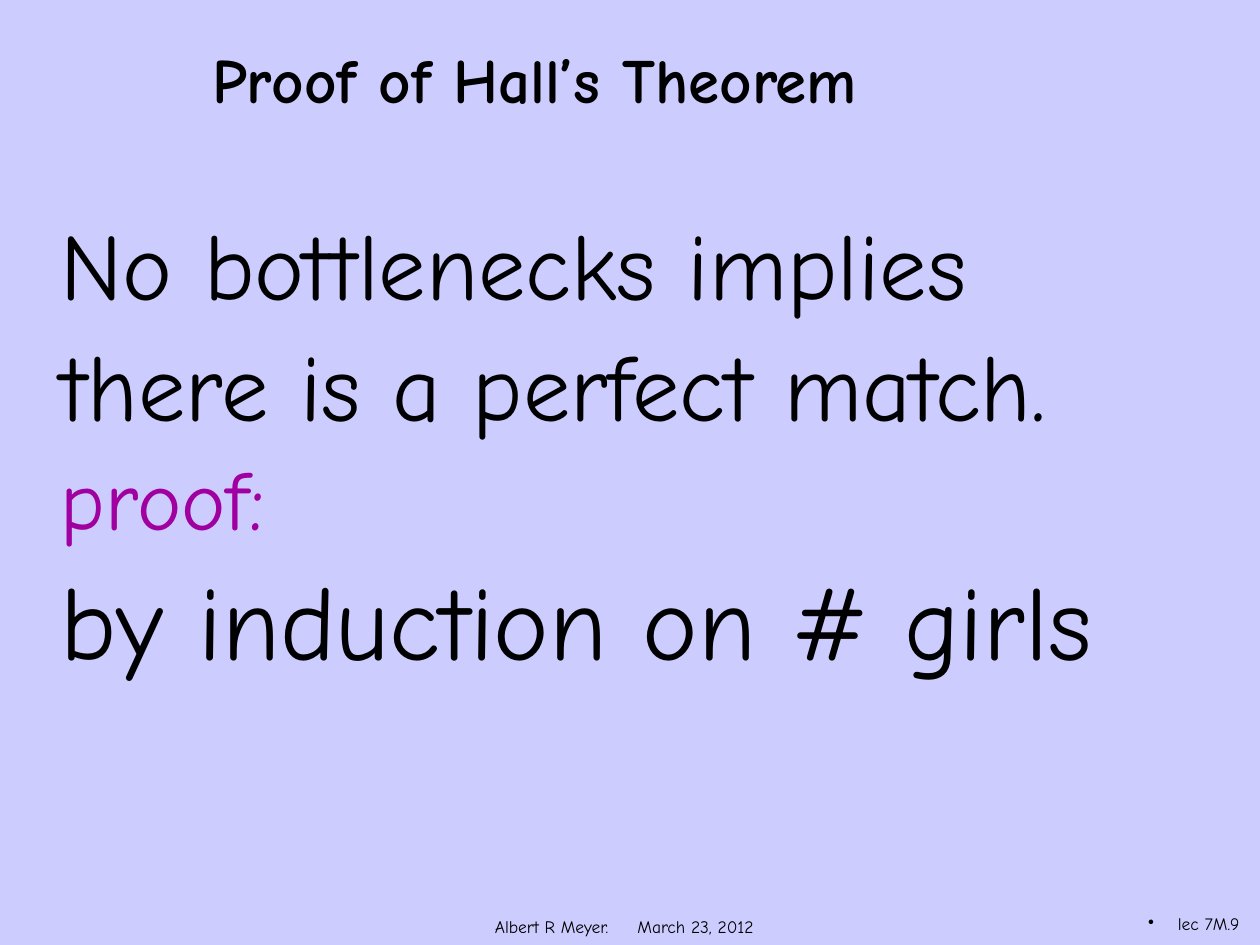
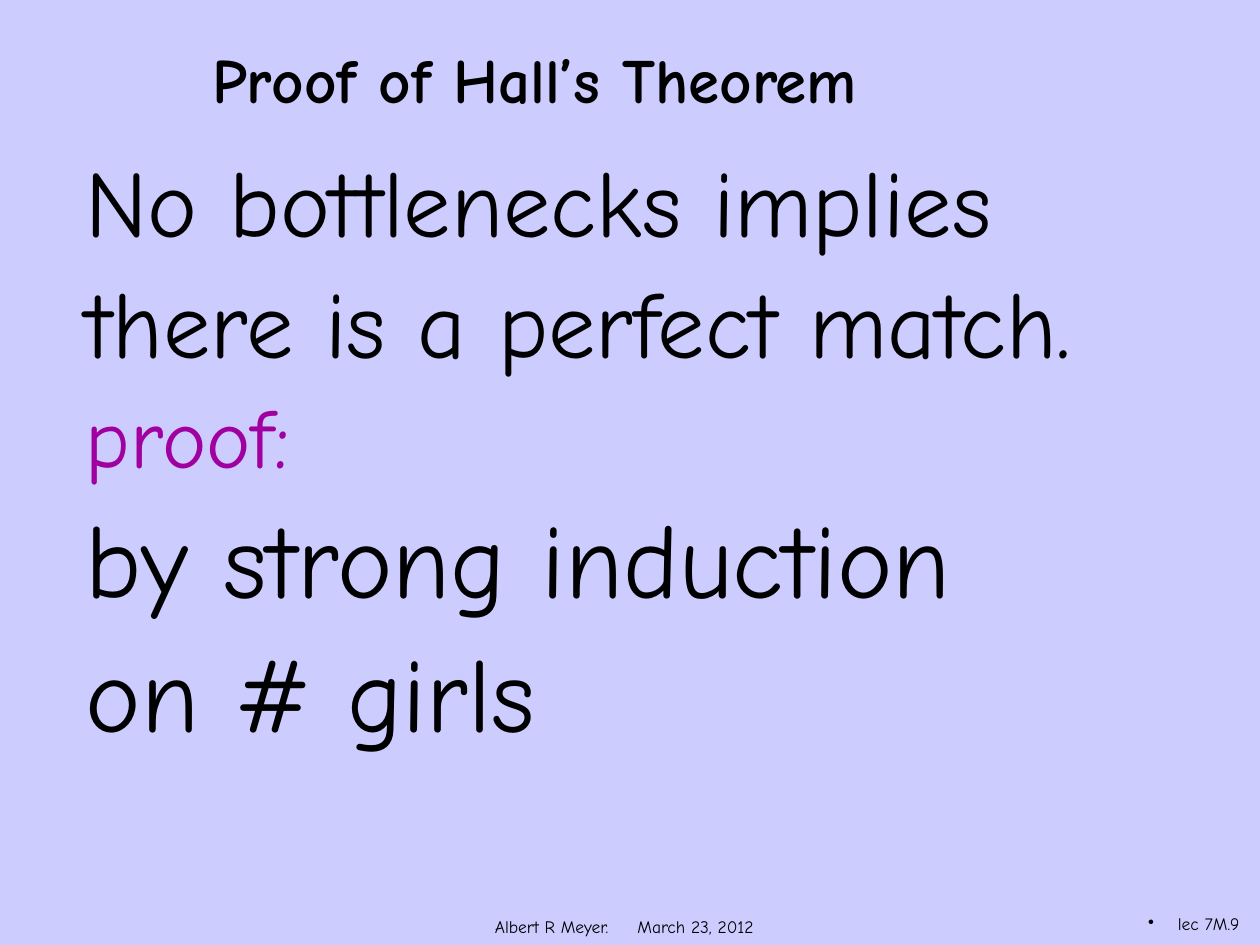
Before and after one commit to armeyer/mcs_web, a slide deck: slide 9 of spring12/slidesS12/hall-proof.pptx. Drawn at 1260x945 pixels with LibreOffice and Linux fonts; fonts in the diff are those of the drawing; background and template pictures are left out. Boxes give left, top, right and bottom in pixels: in the first picture for what was removed or moved away, otherwise in the second. Text is boxed around its words. In the diff, an @@ line names an element or a change of style, - is before the commit and + after.

```diff
--- a/spring12/slidesS12/hall-proof.pptx
+++ b/spring12/slidesS12/hall-proof.pptx
@@ text "No bottlenecks implies": place and size @@
-text "No bottlenecks implies" at bbox=[61, 235, 1092, 681]
+text "No bottlenecks implies" at bbox=[86, 172, 1071, 752]
@@ text at bbox=[86, 525, 951, 752]: text changed @@
-by induction on # girls
+by strong induction
+on # girls
```
Also in this commit, not shown: 3 other slides changed, 3 slides added.
